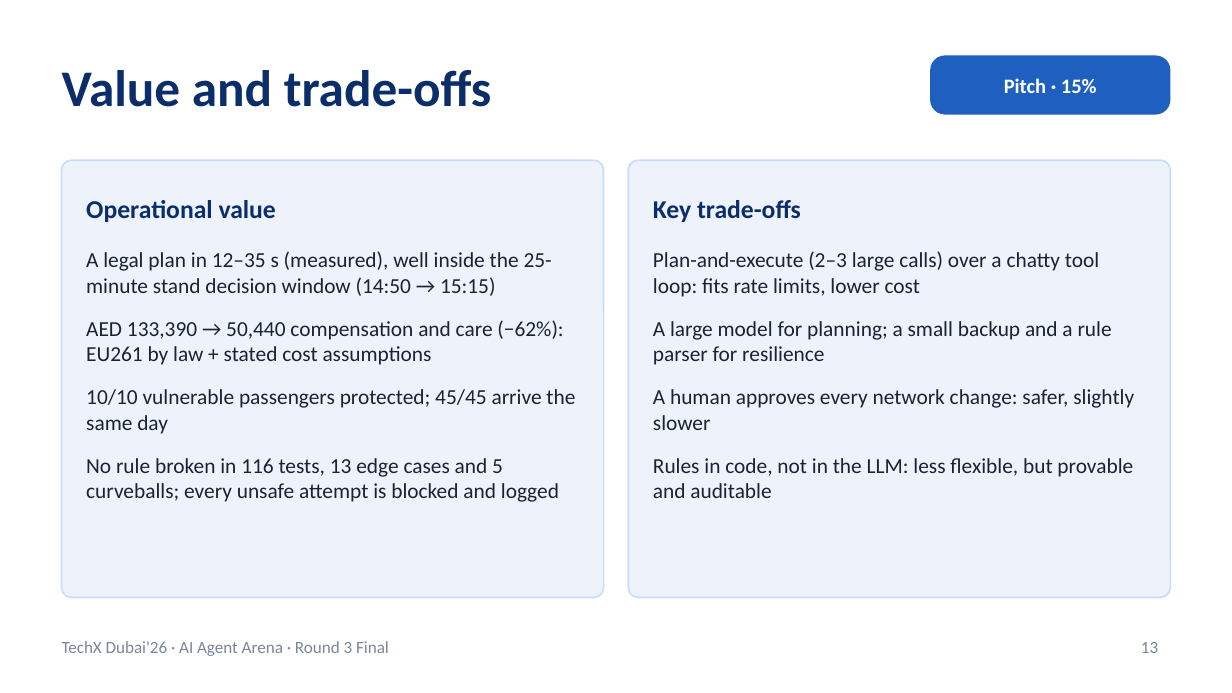
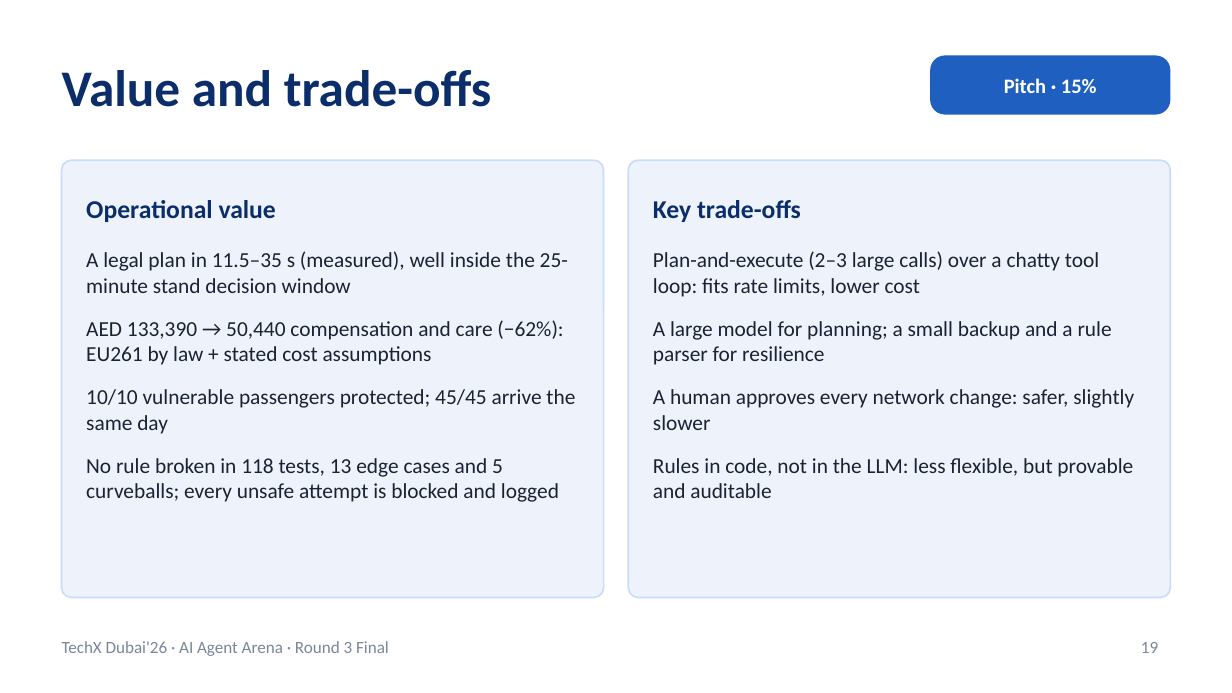
Before and after one commit to RithikhC/EagleX, a slide deck: slide 19 of docs/EagleX_Round3_Final.pptx (slide 13 before the commit). Drawn at 1232x693 pixels with LibreOffice and Linux fonts; fonts in the diff are those of the drawing. Boxes give left, top, right and bottom in pixels: in the first picture for what was removed or moved away, otherwise in the second. Text is boxed around its words. In the diff, an @@ line names an element or a change of style, - is before the commit and + after.

```diff
--- a/docs/EagleX_Round3_Final.pptx
+++ b/docs/EagleX_Round3_Final.pptx
@@ text at [86,251,568,293]: text changed @@
-A legal plan in 12–35 s (measured), well inside the 25-minute stand decision window (14:50 → 15:15)
+A legal plan in 11.5–35 s (measured), well inside the 25-minute stand decision window
@@ text at [86,458,559,502]: text changed @@
-No rule broken in 116 tests, 13 edge cases and 5 curveballs; every unsafe attempt is blocked and logged
+No rule broken in 118 tests, 13 edge cases and 5 curveballs; every unsafe attempt is blocked and logged
@@ page number at [1141,642,1158,653]: text changed @@
-13
+19
```
Also in this commit, not shown: 11 other slides changed, 7 slides added, 1 slide removed, 13 other files.
